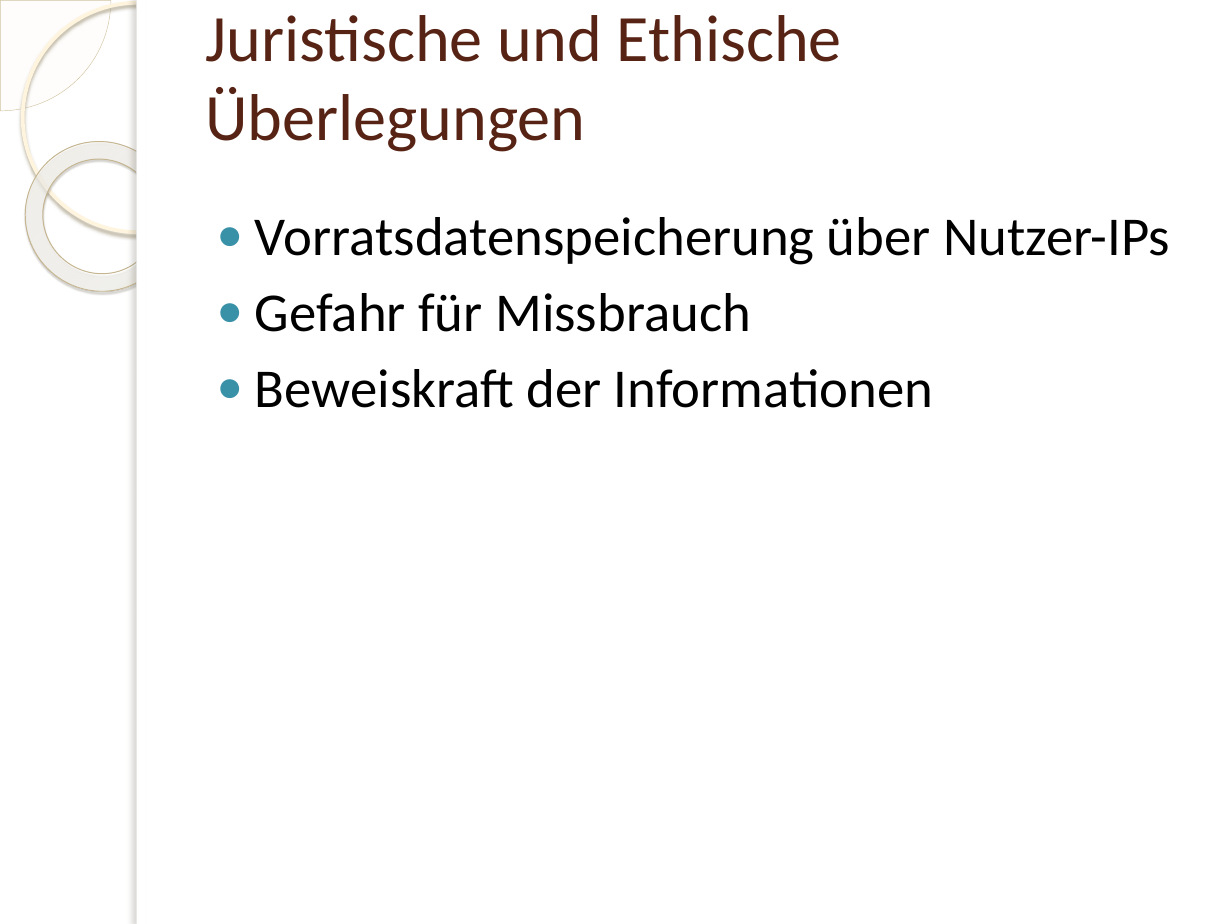
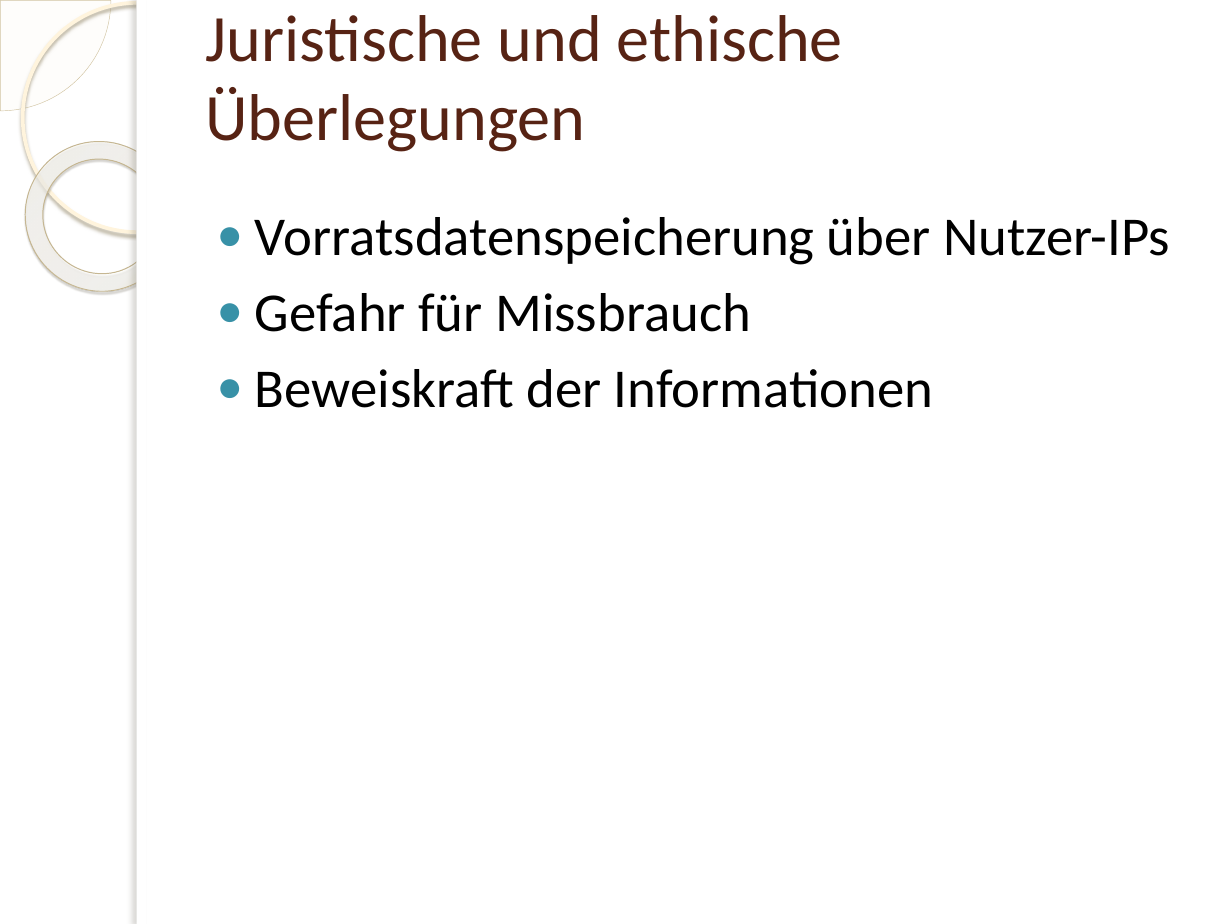
Before and after one commit to rinkdotrink/DB-olap-master-IIm11, a slide deck: slide 6 of Beleg/Praese.pptx. Drawn at 1232x924 pixels with LibreOffice and Linux fonts; fonts in the diff are those of the drawing; background and template pictures are left out. Boxes give left, top, right and bottom in pixels: in the first picture for what was removed or moved away, otherwise in the second. Text is boxed around its words. In the diff, an @@ line names an element or a change of style, - is before the commit and + after.

```diff
--- a/Beleg/Praese.pptx
+++ b/Beleg/Praese.pptx
@@ title at (206, 15, 843, 152): text changed @@
-Juristische und Ethische Überlegungen
+Juristische und ethische Überlegungen
```
Also in this commit, not shown: 7 other slides changed, 2 other files.
